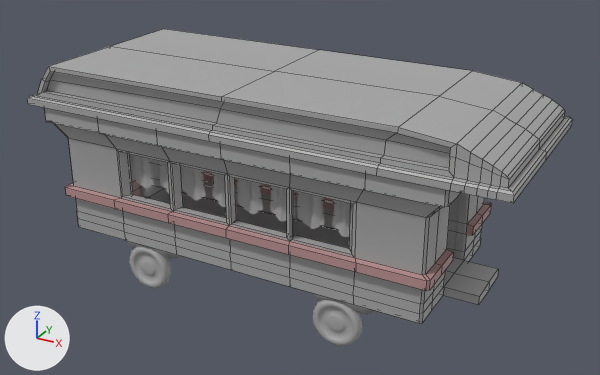
Before and after pictures for a commit that changed the FBX model Assets/models/Train/SM_Train_Car.fbx.
Before and after are seen from a camera (50 mm lens) standing at (30.3, -50.8, 33.4) and looking at (2.1, 0.5, 7.7). Arrows for +X, +Y and +Z are at lower left; the lights stay in place. Mesh edges are drawn as thin lines on the coarser meshes. Where no turn or scale is listed for an object, it has been applied to the vertices. Vertices at the same position are counted once.

Before the edit, the objects in view are built like this:
```python
me_mesh = bpy.data.meshes.new('Mesh')
me_mesh.from_pydata(...)  # 762 vertices, 762 faces; spans x -17.5..17.5, y -7.0..7.0, z -0.4..9.9
# faces by material slot: [485, 195, 18, 64]
me_mesh.materials.append(mat_standardsurface1)  # grey #aaaaaa
me_mesh.materials.append(mat_lambert2)  # pink #bc9292
me_mesh.materials.append(mat_lambert1)  # light grey #bfbfbf
me_mesh.materials.append(mat_lambert3)  # blue #8c87bc
me_mesh_002 = bpy.data.meshes.new('Mesh.002')
me_mesh_002.from_pydata(...)  # 206 vertices, 204 faces; spans x -16.8..20.9, y -7.6..7.6, z -0.6..2.5
me_mesh_002.materials.append(mat_standardsurface1)  # grey #aaaaaa
me_mesh_005 = bpy.data.meshes.new('Mesh.005')
me_mesh_005.from_pydata(...)  # 244 vertices, 224 faces; spans x -15.0..15.0, y -2.5..2.5, z -4.6..4.6
me_mesh_005.materials.append(mat_standardsurface1)  # grey #aaaaaa
ob_sm_frames = bpy.data.objects.new('SM_Frames', me_mesh_005)
ob_sm_frames.location = (-0.18, 0.03, 8.29)
ob_sm_train_main = bpy.data.objects.new('SM_Train_Main', me_mesh)
ob_sm_train_main.location = (0.0, 0.0, 3.7)
ob_sm_train_roof = bpy.data.objects.new('SM_Train_Roof', me_mesh_002)
ob_sm_train_roof.location = (-0.7, 0.29, 14.19)
# also in view: 'SM_Curtain' at (0.1, 0.2, 9.5); 'SM_Carpet' at (-0.4, 0.1, 4.0); 'SM_Wheels' at (0.4, 0.1, 1.5)
```
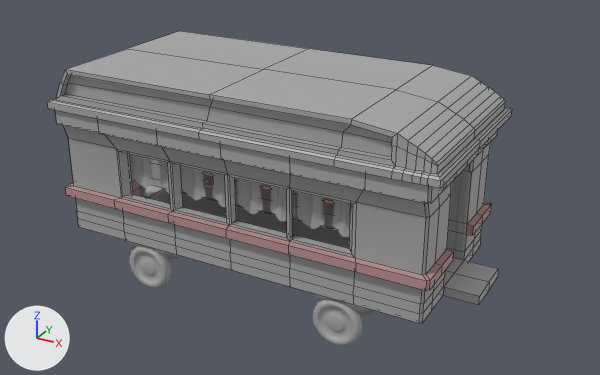
Where the change shows, as pixel boxes [x1, y1, x2, y2] in the pictures (600 x 375 px; the box of a moved part takes in the faces that stretch with it):
'SM_Train_Roof', mesh rescaled, moved (15% narrower, 10% shorter)
    before: [27, 29, 573, 203]
    after: [47, 31, 512, 188]
'SM_Train_Main', reshaped
    before: [44, 108, 498, 323]
    after: [55, 110, 498, 323]
part 1 of me_mesh, moved or reshaped
    before: [44, 108, 116, 149]
    after: [55, 110, 116, 149]
part 2 of me_mesh, moved or reshaped
    before: [356, 173, 461, 217]
    after: [356, 130, 498, 217]

The change in detail:
me_mesh_002 has 206 vertices, 204 faces and spans x -16.8..20.9, y -7.6..7.6, z -0.6..2.5.
me_mesh_002 is used by ob_sm_train_roof; location (-0.7, 0.29, 14.19).
me_mesh_002 part 3: the whole mesh is scaled about the mesh origin by (0.829, 1, 1).
me_mesh is used by ob_sm_train_main; location (0.0, 0.0, 3.7).
me_mesh had 762 vertices, 762 faces and spanned x -17.5..17.5, y -7.0..7.0, z -0.4..9.9.
me_mesh now has 738 vertices, 746 faces and spans x -17.5..17.5, y -7.0..7.0, z -0.4..9.9.
Part 1, on me_mesh:
17 vertices are removed from x -16.0..-11.0, y -6.7..6.7, z 9.4..9.9.
30 faces are deleted.
40 vertices in x -16.3..-15.8, y -7.0..7.0, z 8.5..9.9 move by (1.1, 0.0, 0.0).
3 vertices in x -14.2, y -2.2..2.2, z 9.9 move by (0.4, 0.0, 0.0).
1 vertex moves within x -11.2, y 5.5, z 9.6.
5 vertices are added at (-14.9, -6.7, 9.9), (-14.9, 6.7, 9.9), (-13.8, -4.4, 9.9), (-13.8, 4.4, 9.9), (-11.1, -5.5, 9.6).
22 new faces join them, mat_standardsurface1 (grey #aaaaaa).
Part 2, on me_mesh:
18 vertices are removed from x 11.0..16.0, y -6.7..6.7, z 9.4..9.9.
30 faces are deleted.
40 vertices in x 15.8..16.3, y -7.0..7.0, z 8.5..9.9 move by (-1.1, 0.0, 0.0).
3 vertices in x 14.2, y -2.2..2.2, z 9.9 move by (-0.4, 0.0, 0.0).
6 vertices are added at (14.9, -6.7, 9.9), (14.9, 6.7, 9.9), (13.8, -4.4, 9.9), (13.8, 4.4, 9.9), (11.1, -5.5, 9.6), (11.1, 5.5, 9.6).
22 new faces join them, mat_standardsurface1 (grey #aaaaaa).
Object 'SM_Train_Roof' (ob_sm_train_roof) moves from (-0.7, 0.29, 14.19) to (-1.5, 0.29, 14.19).
